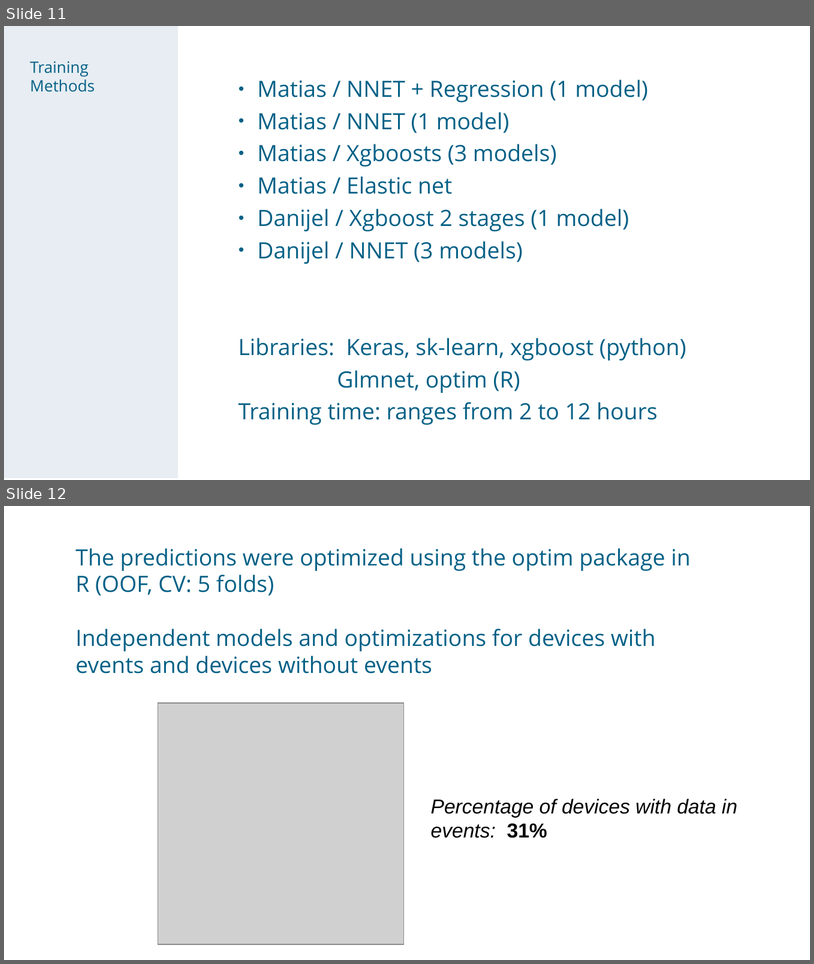
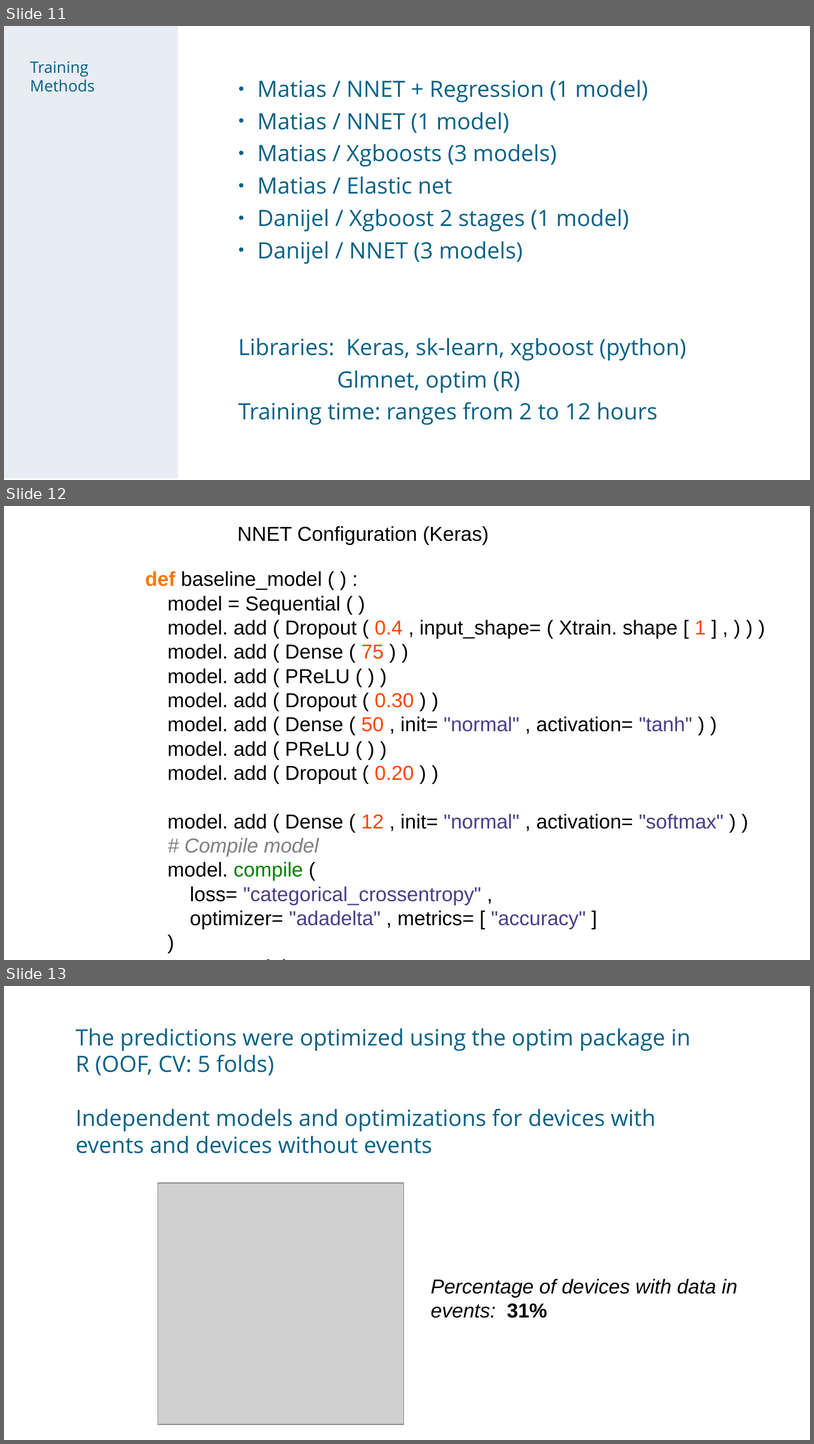
Before and after one commit to chechir/talking_data, a slide deck: brussels/deck_overview_detail.odp. Shown one above the other, each under a label of ours: slides 11 and 12 before the commit, slides 11, 12 and 13 after it. The pictures are 814x964 and 814x1444 pixels, drawn with LibreOffice and Linux fonts; fonts in the diff are those of the drawing; grey boxes stand for pictures. Boxes give left, top, right and bottom in pixels: in the first picture for what was removed or moved away, otherwise in the second. Text is boxed around its words. In the diff, an @@ line names an element or a change of style, - is before the commit and + after.

```diff
--- a/brussels/deck_overview_detail.odp
+++ b/brussels/deck_overview_detail.odp
@@ slide 12 added at (4, 506, 810, 960), background #FFFFFF @@
@@ text added at (237, 526, 489, 545), 18 pt, text #000000 @@
+NNET Configuration (Keras)
@@ text added at (145, 571, 724, 928), 18 pt, text #000000 @@
+def baseline_model ( ) :
+model = Sequential ( )
+model. add ( Dropout ( 0.4 , input_shape= ( Xtrain. shape [ 1 ] , ) ) )
+model. add ( Dense ( 75 ) )
+model. add ( PReLU ( ) )
+model. add ( Dropout ( 0.30 ) )
+model. add ( Dense ( 50 , init= "normal" , activation= "tanh" ) )
+model. add ( PReLU ( ) )
+model. add ( Dropout ( 0.20 ) )
+model. add ( Dense ( 12 , init= "normal" , activation= "softmax" ) )
+# Compile model
+model. compile (
+loss= "categorical_crossentropy" ,
+optimizer= "adadelta" , metrics= [ "accuracy" ]
+)
+return model
@@ what was slide 12 is now slide 13 @@
```
Also in this commit, not shown: 3 slides changed, 3 other files.
